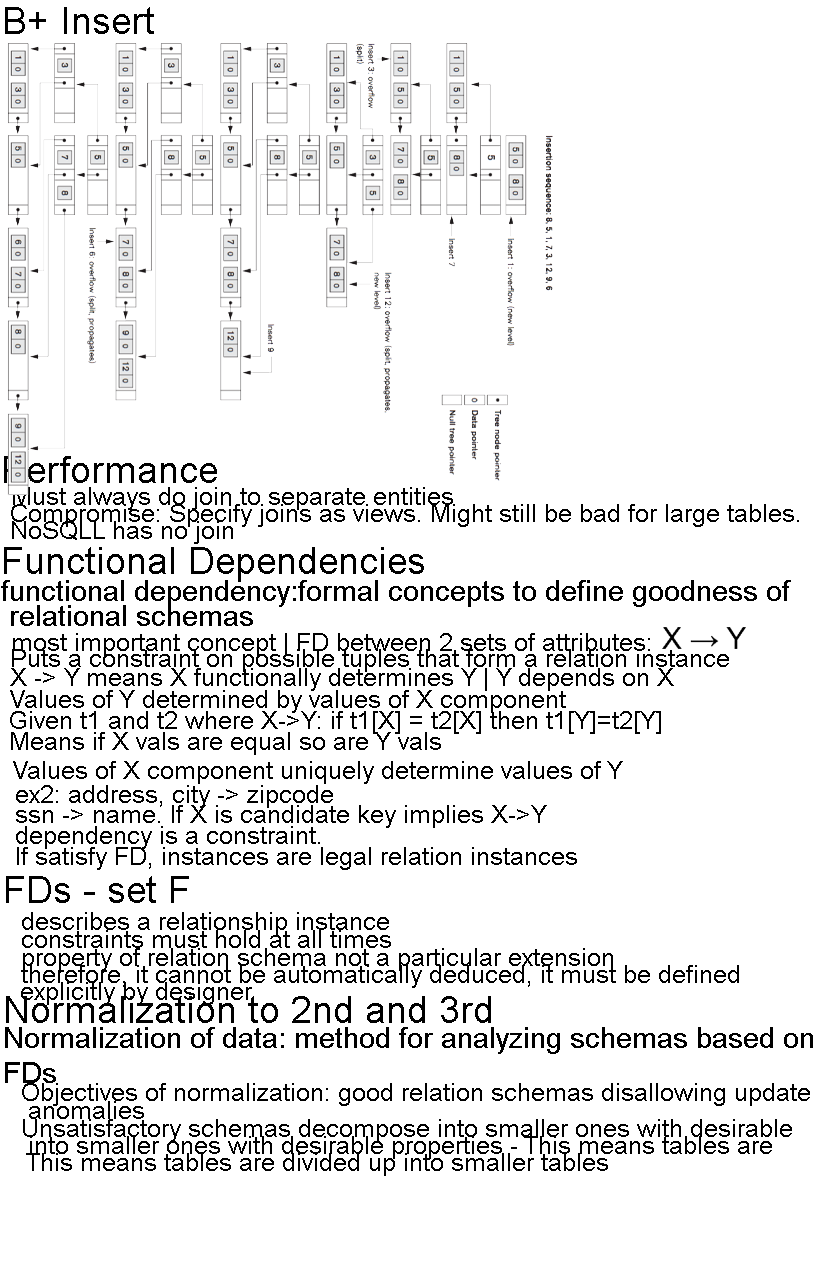
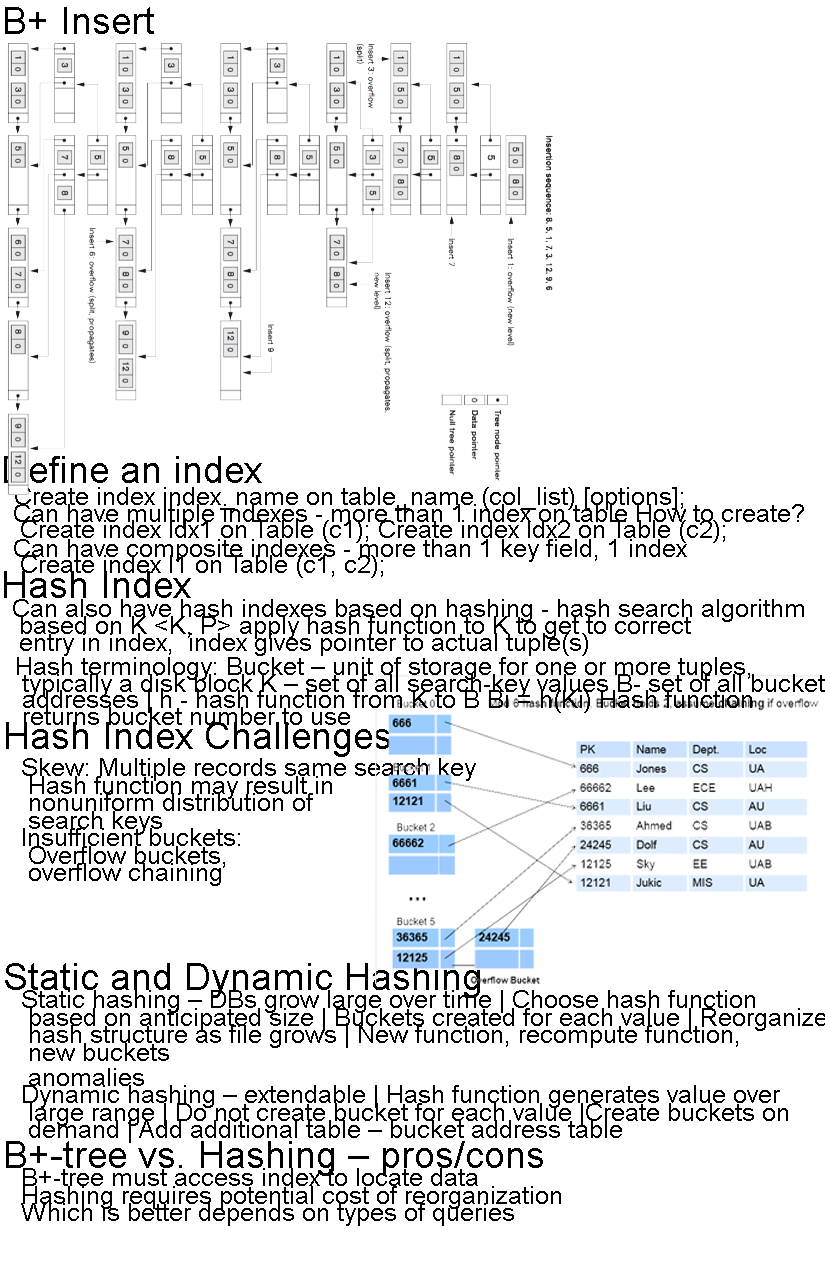
The second 825 x 1275 image is a revision of the first. Changes to its layers:
renamed "Values of Y determined by values of X component" to "Hash terminology: Bucket – unit of storage for one or more tupl", moved it above "Can also have hash indexes based on hashing - hash search algor", painted on it over bbox(10, 657, 825, 725)
renamed "most important concept | FD between 2 sets of attributes:" to "Can also have hash indexes based on hashing - hash search algor", painted on it over bbox(13, 599, 804, 656)
removed layer "ex2: address, city -> zipcode ssn -> name. If X is candidate ke" from group "ex" over bbox(16, 785, 577, 870)
added layer "Layer 5" in group "ex" over bbox(375, 674, 822, 984)
renamed "FDs - set F" to "Hash Index Challenges", painted on it over bbox(6, 722, 390, 903)
renamed "describes a relationship instance" to "Skew: Multiple records same search key Hash function may resul", painted on it over bbox(22, 758, 476, 935)
removed group "vocab" (2nd of 2, in "Insert -" › "Normalization to 2nd and 3rd" › "body") (2 layers) from group "body" over bbox(5, 1027, 813, 1083)
removed group "term" (2nd of 2, in "Insert -" › "Normalization to 2nd and 3rd" › "body" › "vocab") (1 layers) from group "vocab" over bbox(5, 1027, 813, 1083)
removed layer "Normalization of data: method for analyzing schemas based on FD" from group "term" over bbox(5, 1027, 813, 1083)
renamed "Objectives of normalization: good relation schemas disallowing" to "Static hashing – DBs grow large over time | Choose hash functio", painted on it over bbox(22, 990, 825, 1106)
added group "B+-tree vs. Hashing – pros/cons" (1st of 2, in "Insert - Static / Dynamic") with 5 layers in group "Insert - Static / Dynamic" over bbox(6, 1141, 561, 1226)
…and 27 more changes (6 added, 1 moved_by, 6 painted, 14 removed, 6 renamed)
